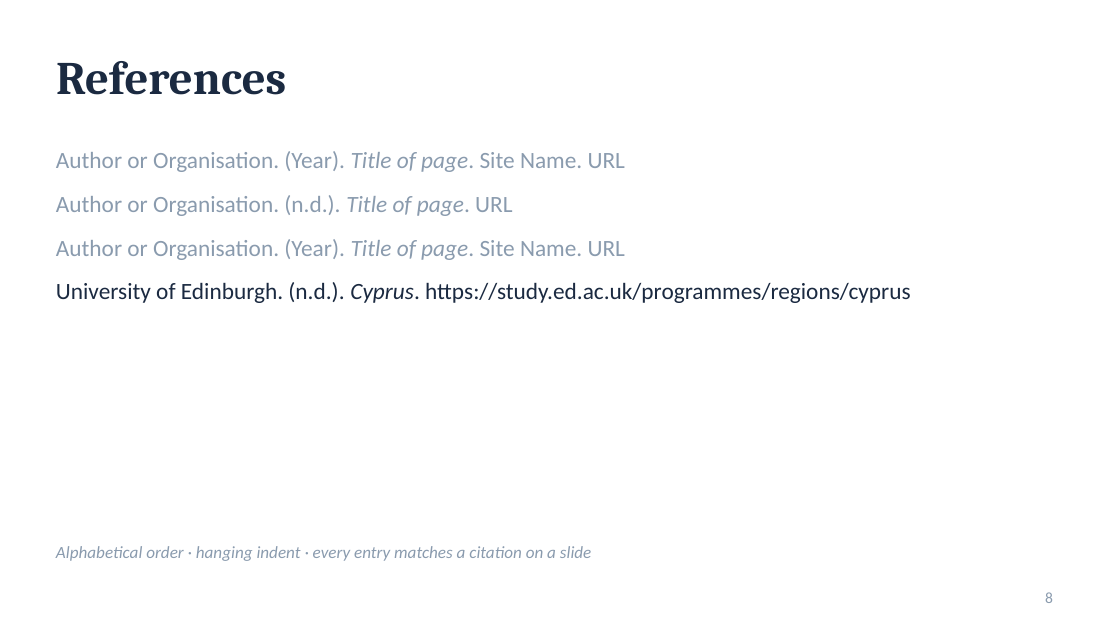
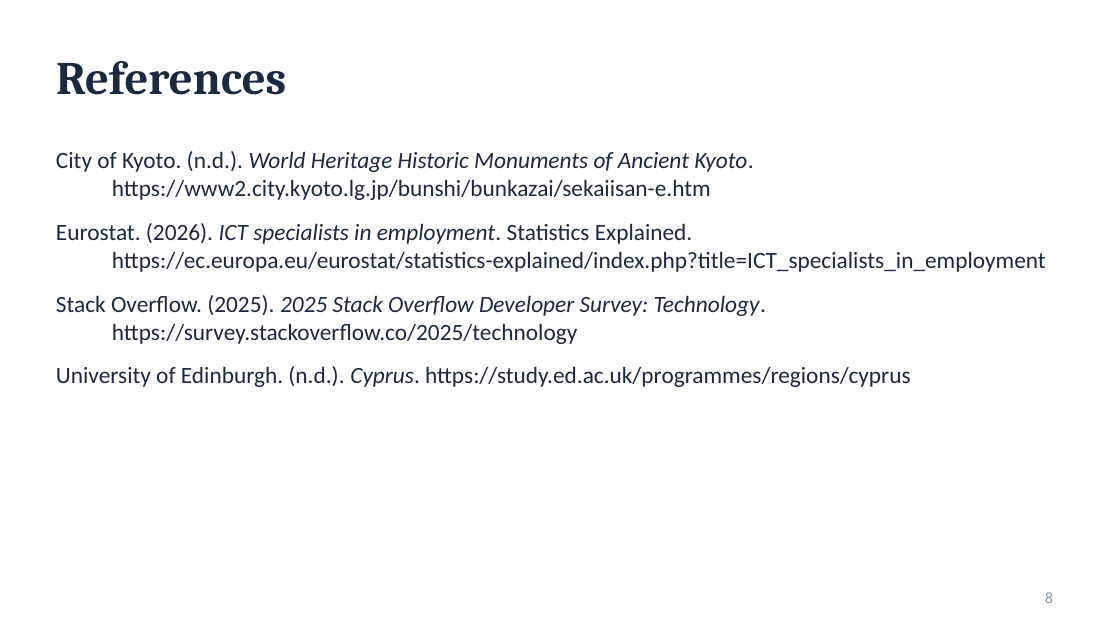
Before and after one commit to georgedeme/vault, a slide deck: slide 8 of Public/Uni/LAN100/02 - My Future Goals.pptx. Drawn at 1120x630 pixels with LibreOffice and Linux fonts; fonts in the diff are those of the drawing. Boxes give left, top, right and bottom in pixels: in the first picture for what was removed or moved away, otherwise in the second. Text is boxed around its words. In the diff, an @@ line names an element or a change of style, - is before the commit and + after.

```diff
--- a/Public/Uni/LAN100/02 - My Future Goals.pptx
+++ b/Public/Uni/LAN100/02 - My Future Goals.pptx
@@ text at bbox=[56, 151, 1046, 344]: text changed; text colour #8A9BAE to #1B2A41 @@
-Author or Organisation. (Year). Title of page. Site Name. URL
-Author or Organisation. (n.d.). Title of page. URL
-Author or Organisation. (Year). Title of page. Site Name. URL
+City of Kyoto. (n.d.). World Heritage Historic Monuments of Ancient Kyoto. https://www2.city.kyoto.lg.jp/bunshi/bunkazai/sekaiisan-e.htm
+Eurostat. (2026). ICT specialists in employment. Statistics Explained. https://ec.europa.eu/eurostat/statistics-explained/index.php?title=ICT_specialists_in_employment
+Stack Overflow. (2025). 2025 Stack Overflow Developer Survey: Technology. https://survey.stackoverflow.co/2025/technology
@@ text at bbox=[56, 366, 910, 387]: indent changed @@
@@ text removed at bbox=[56, 546, 591, 561] @@
-Alphabetical order · hanging indent · every entry matches a citation on a slide
```
Also in this commit, not shown: 6 other slides changed, 1 other file.
